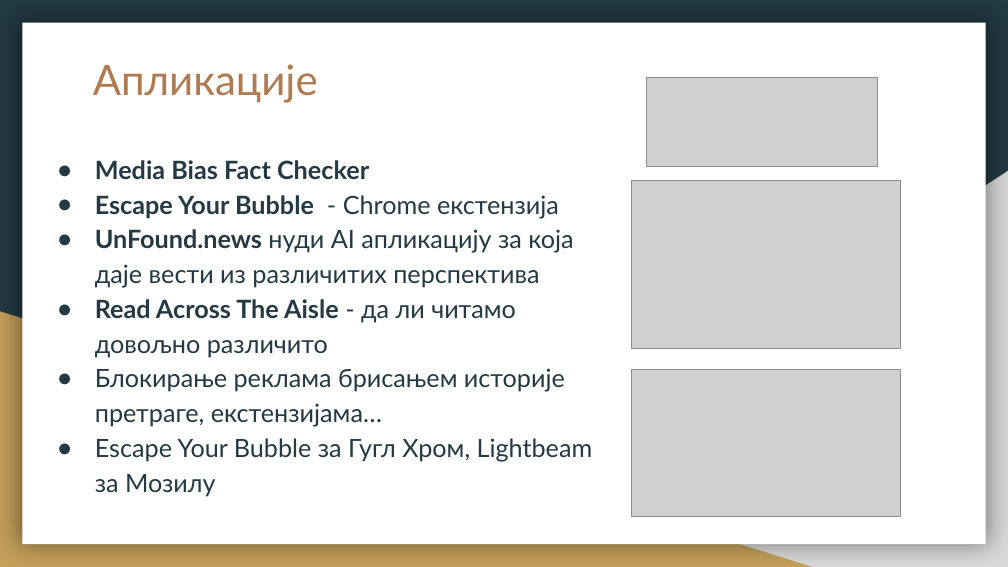
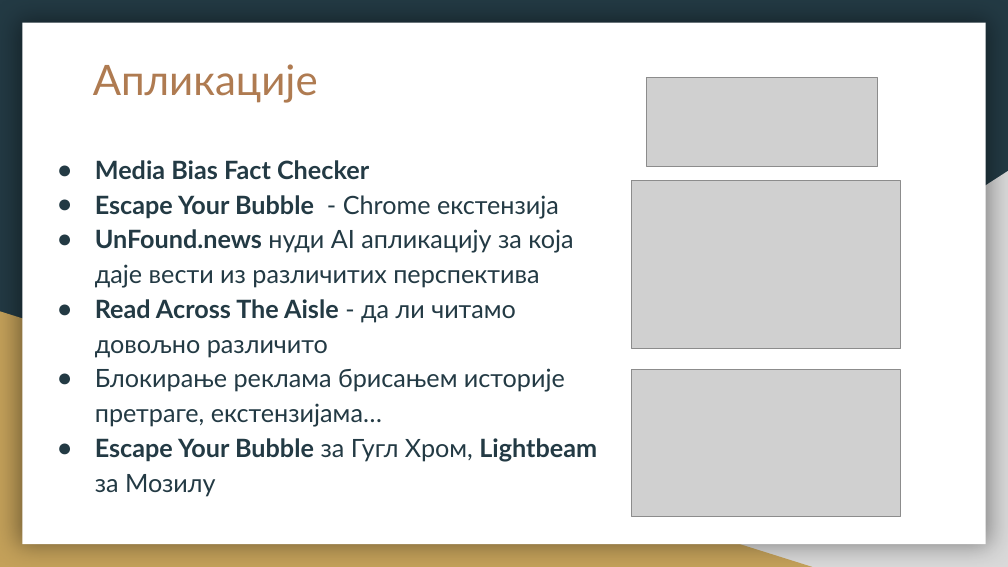
Before and after one commit to vukvuk21/RID, a slide deck: slide 20 of rid_2022_seminarski/mi18130_Bogdan_Markovic/predavanje_2/BogdanMarkovicPrezentacija.pptx. Drawn at 1008x567 pixels with LibreOffice and Linux fonts; fonts in the diff are those of the drawing; grey boxes stand for pictures. Boxes give left, top, right and bottom in pixels: in the first picture for what was removed or moved away, otherwise in the second. Text is boxed around its words. In the diff, an @@ line names an element or a change of style, - is before the commit and + after.

```diff
--- a/rid_2022_seminarski/mi18130_Bogdan_Markovic/predavanje_2/BogdanMarkovicPrezentacija.pptx
+++ b/rid_2022_seminarski/mi18130_Bogdan_Markovic/predavanje_2/BogdanMarkovicPrezentacija.pptx
@@ text at <box>95,438,597,496</box>: bold on in "Escape Your Bubble Lightbeam" @@
```
Also in this commit, not shown: 10 other slides changed, 1 other file.
